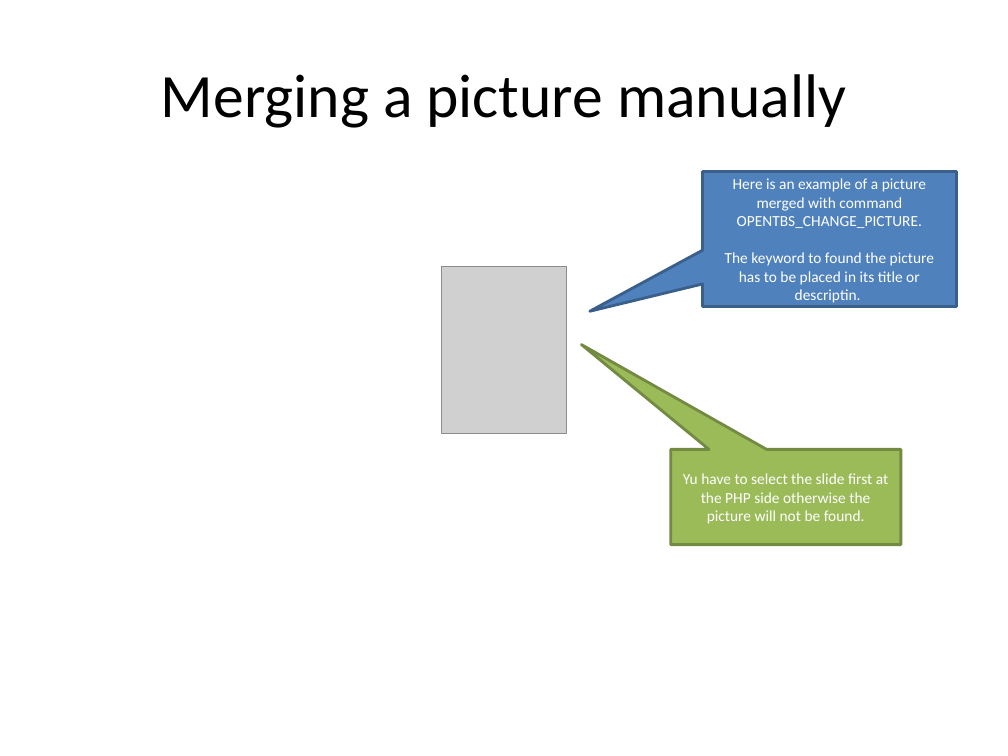
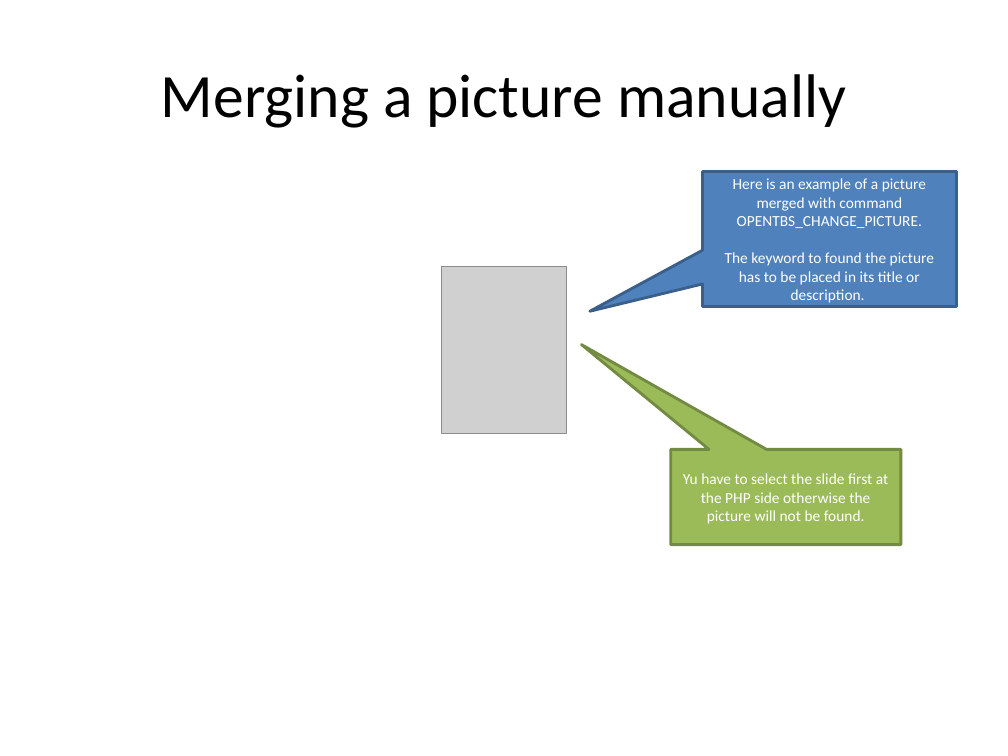
Before and after one commit to Skrol29/tinybutstrong, a slide deck: slide 2 of plugins/opentbs/demo/demo_ms_powerpoint.pptx. Drawn at 1008x756 pixels with LibreOffice and Linux fonts; fonts in the diff are those of the drawing; grey boxes stand for pictures. Boxes give left, top, right and bottom in pixels: in the first picture for what was removed or moved away, otherwise in the second. Text is boxed around its words. In the diff, an @@ line names an element or a change of style, - is before the commit and + after.

```diff
--- a/plugins/opentbs/demo/demo_ms_powerpoint.pptx
+++ b/plugins/opentbs/demo/demo_ms_powerpoint.pptx
@@ text in speech box at box(725, 252, 934, 303): text changed @@
-The keyword to found the picture has to be placed in its title or descriptin.
+The keyword to found the picture has to be placed in its title or description.
```
Also in this commit, not shown: 4 other files.
